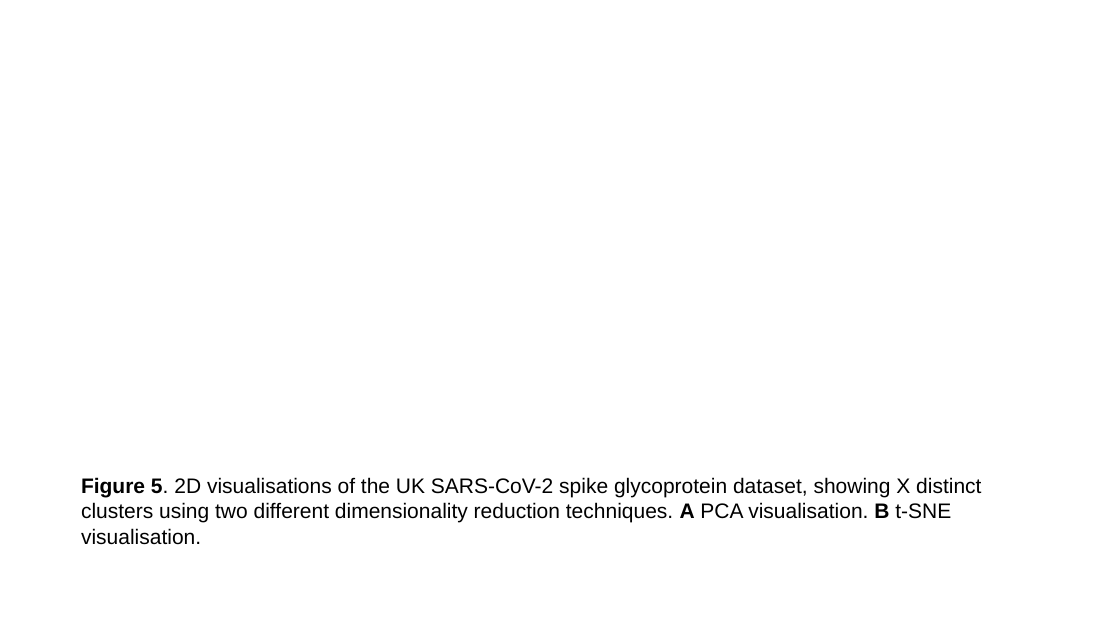
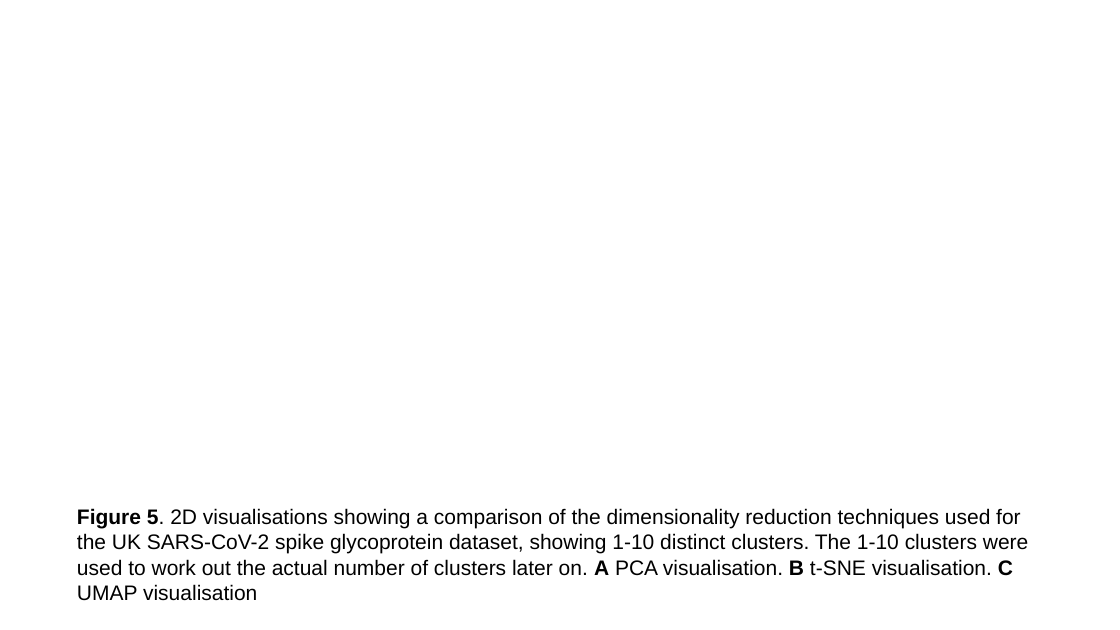
Before and after one commit to sha524/Spike_protein, a slide deck: slide 5 of Plots and Figures/Real plots and figures/Completed figures with captions.pptx. Drawn at 1120x630 pixels with LibreOffice and Linux fonts; fonts in the diff are those of the drawing. Boxes give left, top, right and bottom in pixels: in the first picture for what was removed or moved away, otherwise in the second. Text is boxed around its words. In the diff, an @@ line names an element or a change of style, - is before the commit and + after.

Commit message:
Dimensionality reduction

```diff
--- a/Plots and Figures/Real plots and figures/Completed figures with captions.pptx
+++ b/Plots and Figures/Real plots and figures/Completed figures with captions.pptx
@@ text at [77,508,1028,601]: text changed @@
-Figure 5. 2D visualisations of the UK SARS-CoV-2 spike glycoprotein dataset, showing X distinct clusters using two different dimensionality reduction techniques. A PCA visualisation. B t-SNE visualisation.
+Figure 5. 2D visualisations showing a comparison of the dimensionality reduction techniques used for the UK SARS-CoV-2 spike glycoprotein dataset, showing 1-10 distinct clusters. The 1-10 clusters were used to work out the actual number of clusters later on. A PCA visualisation. B t-SNE visualisation. C UMAP visualisation
```
Also in this commit, not shown: 2 other slides changed, 4 other files.
